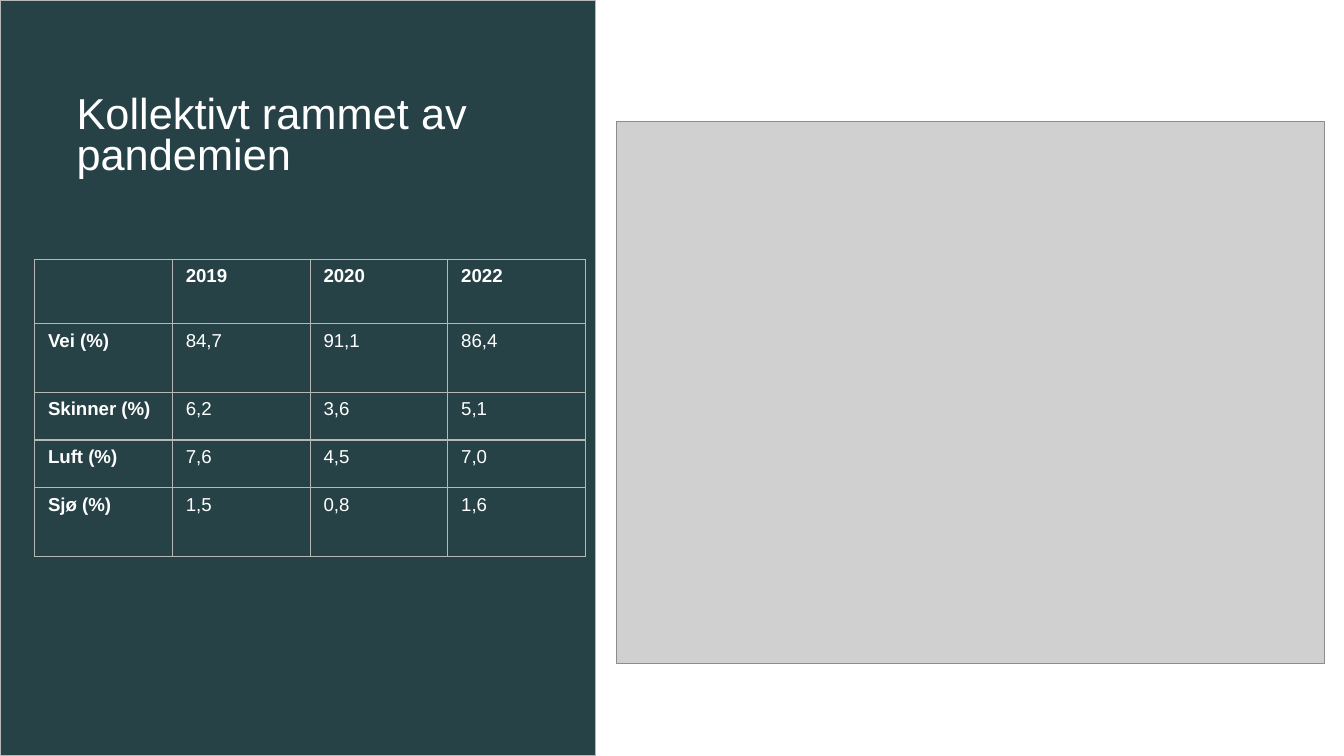
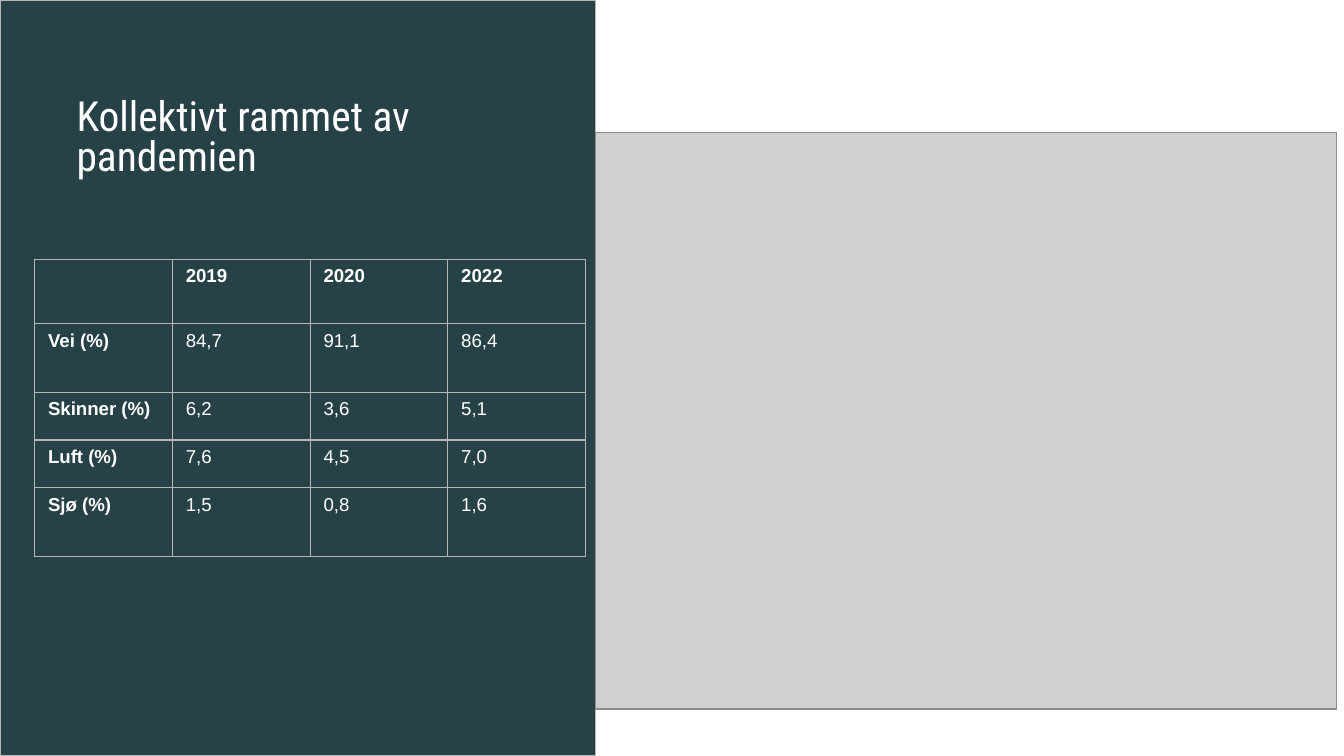
Before and after one commit to nori-parelius/InnenlandskTransport, a slide deck: slide 5 of SSB.odp. Drawn at 1344x756 pixels with LibreOffice and Linux fonts; fonts in the diff are those of the drawing; grey boxes stand for pictures. Boxes give left, top, right and bottom in pixels: in the first picture for what was removed or moved away, otherwise in the second. Text is boxed around its words. In the diff, an @@ line names an element or a change of style, - is before the commit and + after.

```diff
--- a/SSB.odp
+++ b/SSB.odp
@@ title "Kollektivt rammet av pandemien" at (x1=77, y1=100, x2=410, y2=180): size 23.2 to 22.2 pt, font Arial to Roboto Condensed @@
@@ picture resized from (x1=617, y1=122, x2=1325, y2=664) to (x1=595, y1=132, x2=1336, y2=708) @@
```
Also in this commit, not shown: 11 other slides changed, 12 other files.
